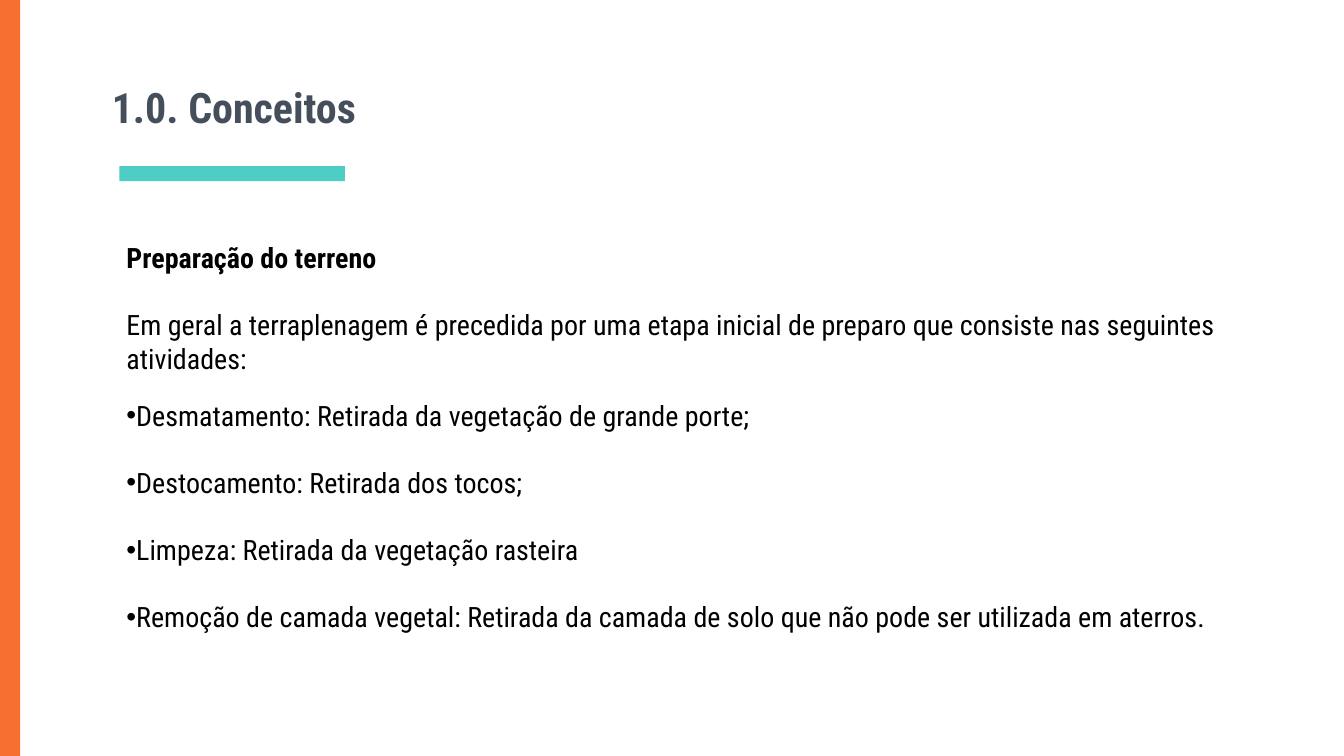
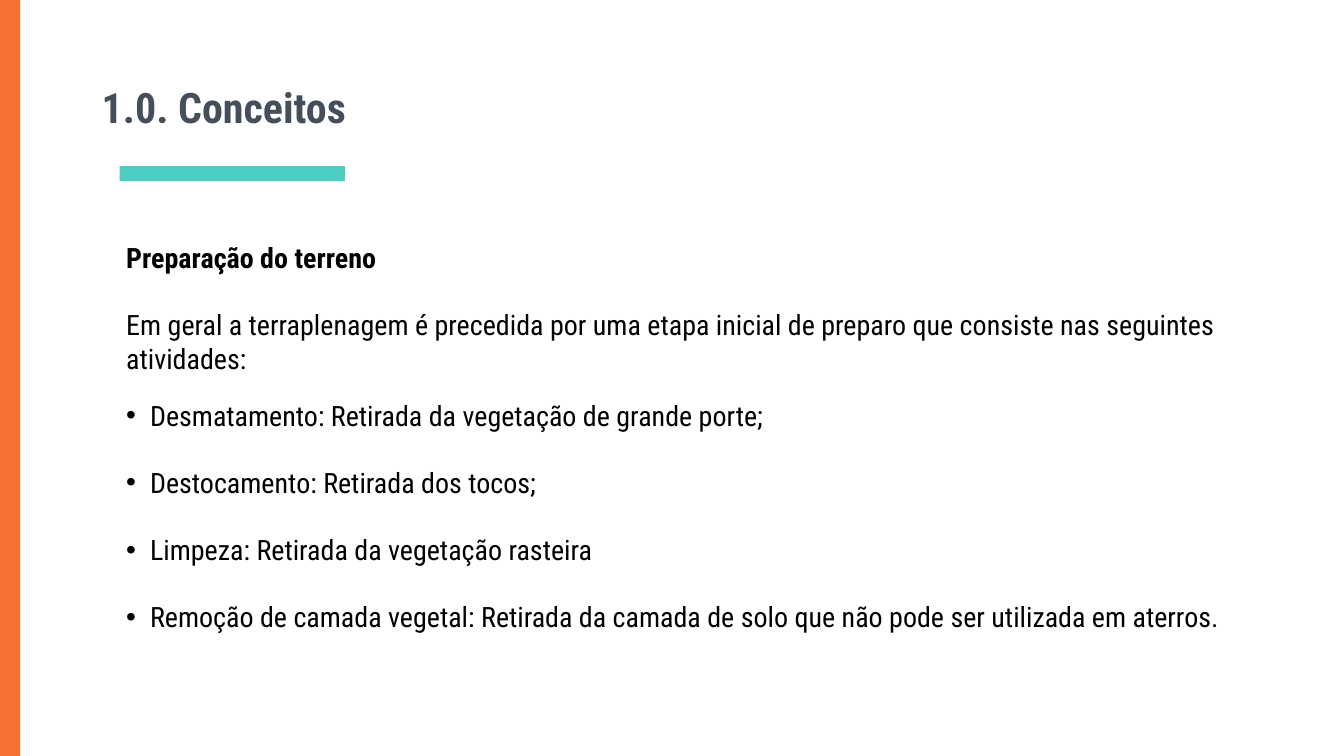
Before and after one commit to 255ribeiro/intro_topografia, a slide deck: slide 7 of mat_ref/TOPOGRAFIA_MAURICIO/9.0. Topografia/1.0. Aulas/Topografia Aula 03 - Movimentação de Terra.pptx. Drawn at 1344x756 pixels with LibreOffice and Linux fonts; fonts in the diff are those of the drawing. Boxes give left, top, right and bottom in pixels: in the first picture for what was removed or moved away, otherwise in the second. Text is boxed around its words. In the diff, an @@ line names an element or a change of style, - is before the commit and + after.

```diff
--- a/mat_ref/TOPOGRAFIA_MAURICIO/9.0. Topografia/1.0. Aulas/Topografia Aula 03 - Movimentação de Terra.pptx
+++ b/mat_ref/TOPOGRAFIA_MAURICIO/9.0. Topografia/1.0. Aulas/Topografia Aula 03 - Movimentação de Terra.pptx
@@ title "1.0. Conceitos": place and size @@
-title "1.0. Conceitos" at bbox=[112, 92, 356, 124]
+title "1.0. Conceitos" at bbox=[102, 92, 346, 124]
@@ text "Preparação do terreno" rewrapped from bbox=[126, 247, 1214, 633] to bbox=[126, 247, 1219, 633] @@
```
Also in this commit, not shown: 16 other slides changed, 8 other files.
